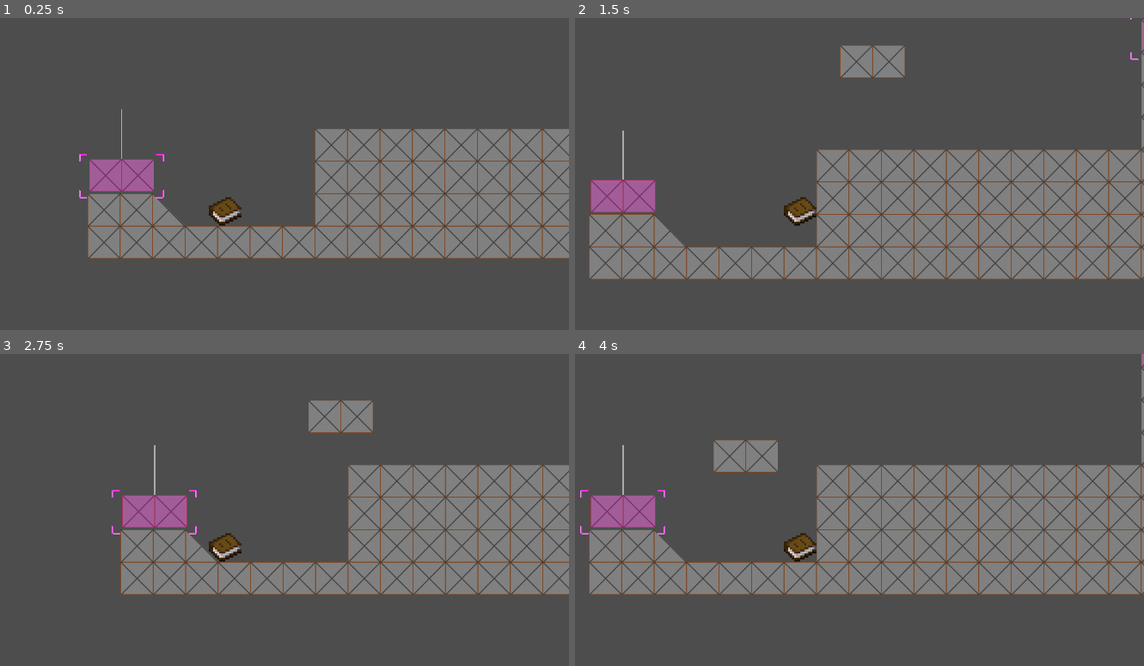
Above: before the commit, frames 1-4 (two rows, left to right).
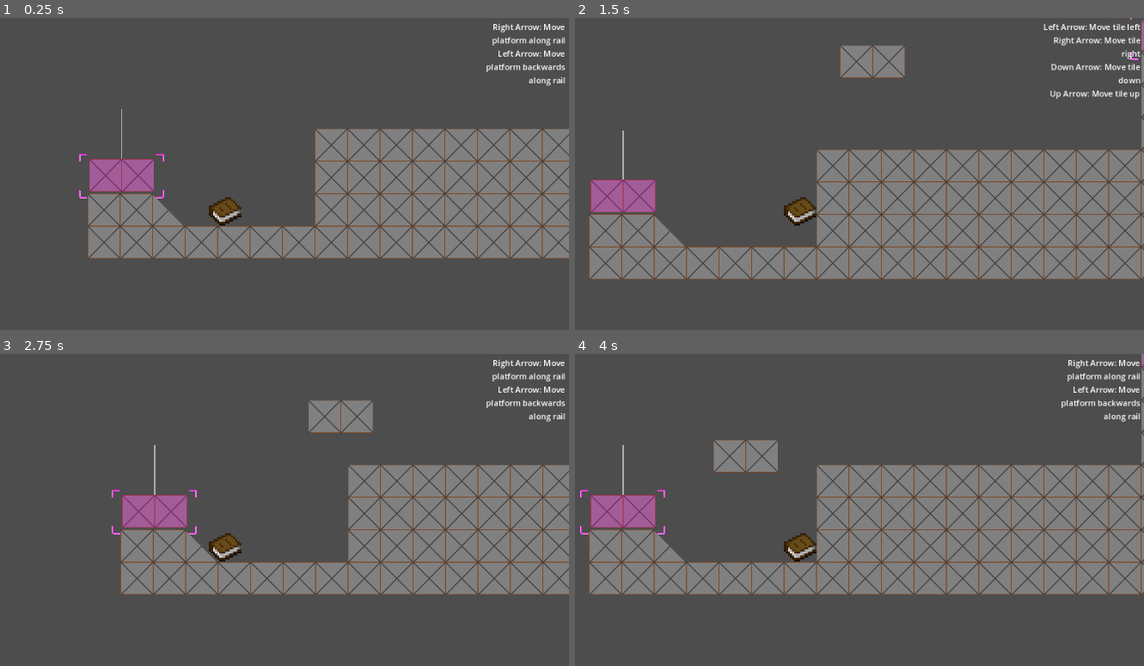
Above: after the commit, the same moments.

Repository: Arti-Dev/LucidNightmaresDemo
Game: Godot game, scene res://scenes/level.tscn
The game is run twice, just before and just after one commit, with the same random seed, the same clock (stepped at 60 frames per second) and the same inputs.
Inputs:
- Up to frame 1 (0.25 s): no input
- Up to frame 2 (1.5 s): tap Enter at 0.5 s; hold D (PlayerRight) from 0.53 s (still down); tap Q (Q) at 0.6 s; tap Space (PlayerJump) at 0.77 s; tap Tab (Tab) at 0.8, 1.35 s
- Up to frame 3 (2.75 s): tap Space (PlayerJump) at 1.52 s; tap Q (Q) at 1.55, 2.1 s; release D (PlayerRight) at 2.03 s; hold A (PlayerLeft) from 2.03 s (still down); tap Tab (Tab) at 2.3 s
- Up to frame 4 (4 s): release A (PlayerLeft) at 2.78 s; hold D (PlayerRight) from 2.78 s (still down); tap Tab (Tab) at 2.85, 3.8 s; tap Space (PlayerJump) at 3.02, 3.77 s; tap Q (Q) at 3.05, 3.6 s

The runs differ from the first frame. In frame 1, 0.7% of the frame differs, in the area x 85-100%, y 1-22%; in frame 2, 0.8%, in the area x 82-100%, y 1-26%; in frame 3, 0.7%; in frame 4, 0.7%.

Commit message:
Add some controls at the top right
Known bug - if a tile deselects itself by means of burnout, the text doesn't go away.

Diff:
--- a/scenes/player.tscn
+++ b/scenes/player.tscn
@@ -55,5 +55,13 @@
 shape = SubResource("RectangleShape2D_p4lao")
 debug_color = Color(0.886789, 0.266542, 0.502231, 0.42)
 
+[node name="TelekineticControlLabel" type="Label" parent="."]
+offset_left = 465.0
+offset_top = -375.0
+offset_right = 670.0
+offset_bottom = -352.0
+horizontal_alignment = 2
+autowrap_mode = 3
+
 [connection signal="body_entered" from="Camera2D/TelekineticArea" to="Camera2D" method="_on_telekinetic_area_body_entered"]
 [connection signal="body_exited" from="Camera2D/TelekineticArea" to="Camera2D" method="_on_telekinetic_area_body_exited"]
--- a/scripts/free_tile.gd
+++ b/scripts/free_tile.gd
@@ -13,6 +13,10 @@
 
 # Called when the node enters the scene tree for the first time.
 func _ready() -> void:
+	teleController.addControl("Left Arrow", "Move tile left")
+	teleController.addControl("Right Arrow", "Move tile right")
+	teleController.addControl("Down Arrow", "Move tile down")
+	teleController.addControl("Up Arrow", "Move tile up")
 	sprite.play("ActiveTile")
 
 # Called every frame. 'delta' is the elapsed time since the previous frame.
--- a/scripts/telekinetic_controller.gd
+++ b/scripts/telekinetic_controller.gd
@@ -4,6 +4,7 @@
 var is_selected: bool = false
 @export var is_enabled: bool = true
 @export var marker: Control = null
+var controlMap: Dictionary = {}
 
 func set_enabled(boo: bool):
 	is_enabled = boo
@@ -17,3 +18,12 @@
 		else:
 			marker.visible = false
 	# todo - fire signals that parent nodes can connect to here
+
+func addControl(key: String, action: String):
+	controlMap[key] = action
+
+func parseControlMap() -> String:
+	var str = ""
+	for key in controlMap:
+		str += key + ": " + controlMap[key] + "\n"
+	return str
--- a/scripts/telekinetic_path_platform.gd
+++ b/scripts/telekinetic_path_platform.gd
@@ -16,6 +16,8 @@
 
 # Called when the node enters the scene tree for the first time.
 func _ready() -> void:
+	teleController.addControl("Right Arrow", "Move platform along rail")
+	teleController.addControl("Left Arrow", "Move platform backwards along rail")
 	pathFollow.loop = loop
 	if curve:
 		var points = curve.get_baked_points()
--- a/scripts/telekinetic_selector.gd
+++ b/scripts/telekinetic_selector.gd
@@ -1,13 +1,14 @@
 extends Camera2D
 
 @onready var area: Area2D = $TelekineticArea
+@onready var controlLabel: Label = $"../TelekineticControlLabel"
 
 # Handles selecting telekinetic objects that are in the camera view.
 # To be recognized, a body that comes into frame
 # must have a TelekineticController object as a direct child.
 
 var queue: Array = []
-var selected_node: Node2D = null
+var selected_node: TelekineticController = null
 
 # Called when the node enters the scene tree for the first time.
 func _ready() -> void:
@@ -29,8 +30,7 @@
 		insertNewNode(teleNode)
 		# automatically select this object if it's the only one in the queue
 		if queue.size() == 1 and teleNode.is_enabled:
-			teleNode.set_selected(true)
-			selected_node = teleNode
+			selectNewNode(teleNode)
 
 func _on_telekinetic_area_body_exited(body: Node2D) -> void:
 	# should instead store mappings of bodies to telekinetic nodes - later though
@@ -58,8 +58,17 @@
 	if index == enabledQueue.size(): index = 0
 	if index == -1: index = enabledQueue.size() - 1
 
-	selected_node = enabledQueue[index]
+	selectNewNode(enabledQueue[index])
+
+func deselectSelectedNode():
+	selected_node.set_selected(false)
+	selected_node = null
+	controlLabel.text = ""
+
+func selectNewNode(node: TelekineticController):
+	selected_node = node
 	selected_node.set_selected(true)
+	controlLabel.text = selected_node.parseControlMap()
 
 func insertNewNode(node: TelekineticController):
 	# insert into the correct sorted location
@@ -73,6 +82,7 @@
 func removeNode(node: TelekineticController):
 	var index = queue.find(node)
 	if index != -1: queue.remove_at(index)
+	if node == selected_node: deselectSelectedNode()
 
 func sortByXGlobalPosition(node1: TelekineticController, node2: TelekineticController):
 	var body1 = node1.get_parent()
